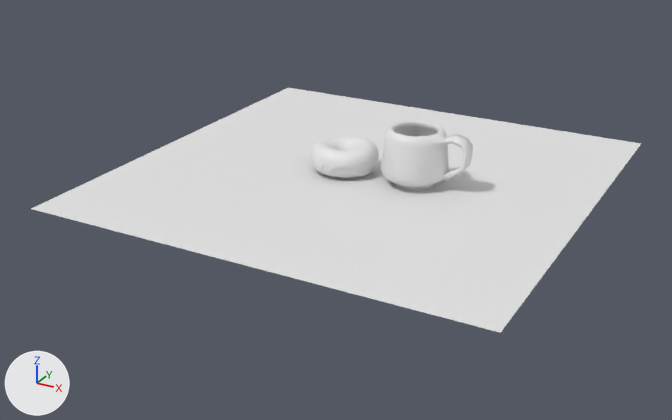
The glTF model donut-generator/public/models/donut.glb: old version first, new version second.
The view is the same before and after, from a 50 mm lens placed at (1.89, -3.44, 1.53), pointed at (0.07, -0.14, -0.12). The axes (+X, +Y, +Z) are drawn at lower left. The lights are the same throughout. The older version comes first.

In view in the first picture: 'Plane', 'icing', 'mug' and 1 more.
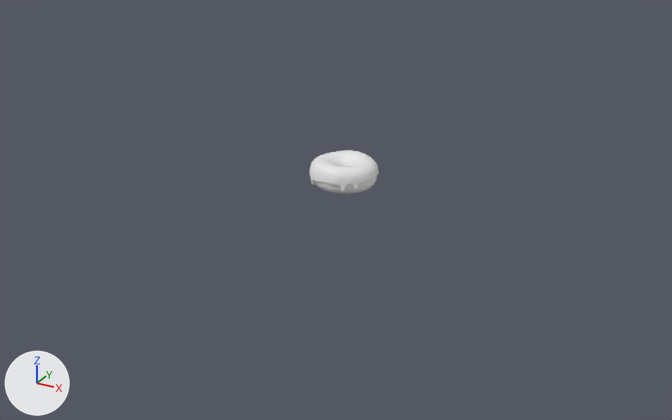
Location of each change, [x1, y1, x2, y2] in pixels of the pictures (672 x 420 px):
'Plane', deleted
    before: [31, 88, 641, 333]
'mug', deleted
    before: [381, 119, 473, 190]
'icing', moved, turned
    before: [310, 135, 379, 173]
    after: [309, 150, 379, 192]

Patch to the scene script:
```diff
--- a/donut-generator/public/models/donut.glb.py
+++ b/donut-generator/public/models/donut.glb.py
@@ ob_icing @@
 ob_icing = bpy.data.objects.new('icing', me_torus_001)
-ob_icing.location = (0.039, -0.002, 0.08)
-ob_icing.rotation_euler = (0.0, 0.0, -0.751)  # degrees (0, 0, -43)
+ob_icing.location = (0.039, -0.002, 0.003)
@@ ob_mug @@
-ob_mug = bpy.data.objects.new('mug', me_cylinder)
-ob_mug.location = (0.375, 0.015, 0.148)
@@ ob_plane @@
-ob_plane = bpy.data.objects.new('Plane', me_plane)
-ob_plane.location = (0.13, 0.003, 0.019)
```
